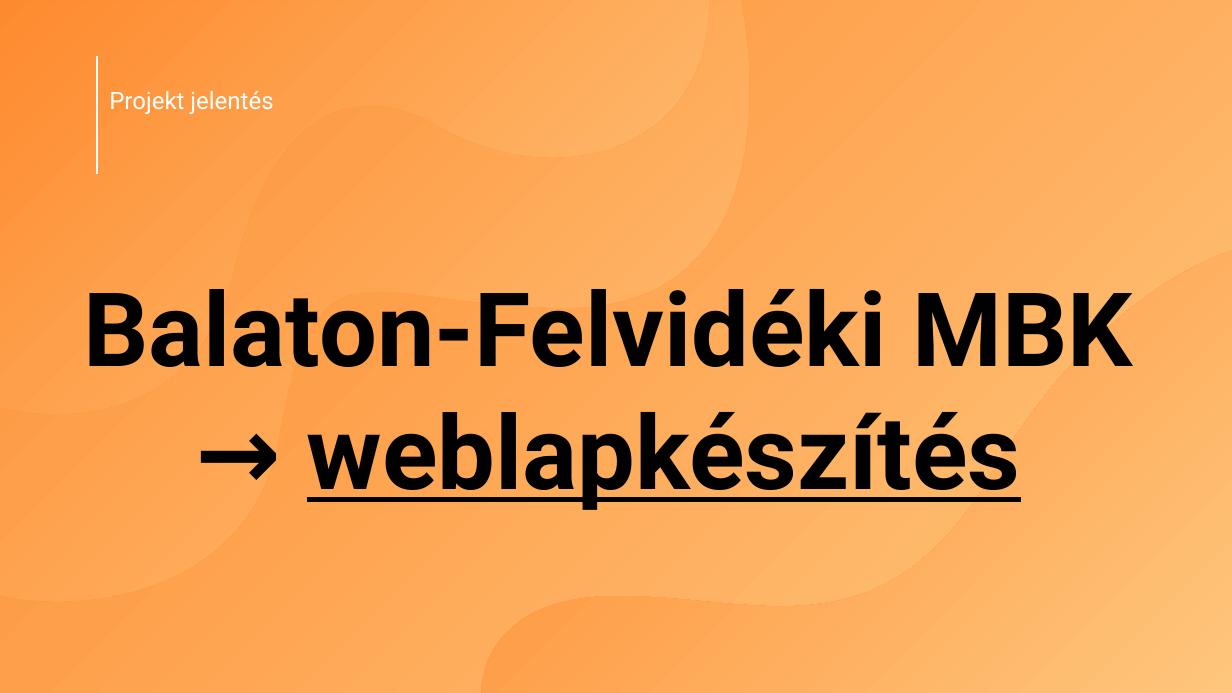
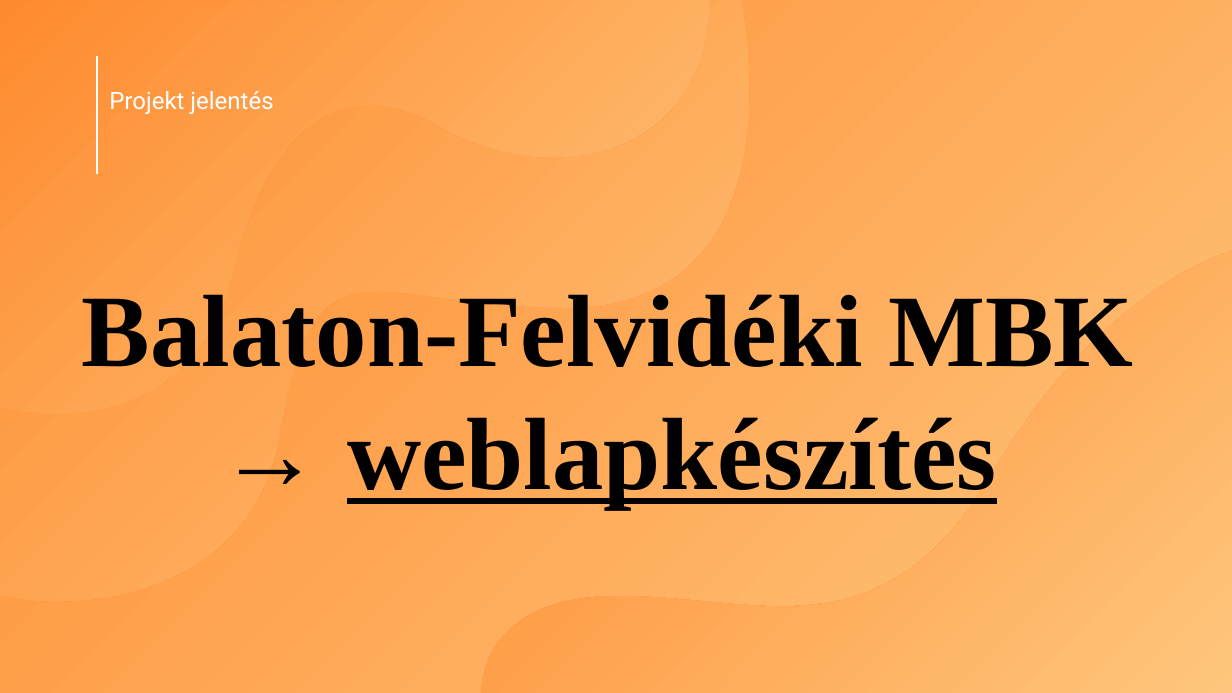
Before and after one commit to czanekbalintczani/projekt1, a slide deck: slide 1 of PPT/Mittudomain-11B-Webprojekt.pptx. Drawn at 1232x693 pixels with LibreOffice and Linux fonts; fonts in the diff are those of the drawing. Boxes give left, top, right and bottom in pixels: in the first picture for what was removed or moved away, otherwise in the second. Text is boxed around its words. In the diff, an @@ line names an element or a change of style, - is before the commit and + after.

```diff
--- a/PPT/Mittudomain-11B-Webprojekt.pptx
+++ b/PPT/Mittudomain-11B-Webprojekt.pptx
@@ title "Balaton-Felvidéki MBK → weblapkészítés" at (82,294,1133,509): font Roboto to Times New Roman @@
```
Also in this commit, not shown: 4 other slides changed, 1 slide added.
